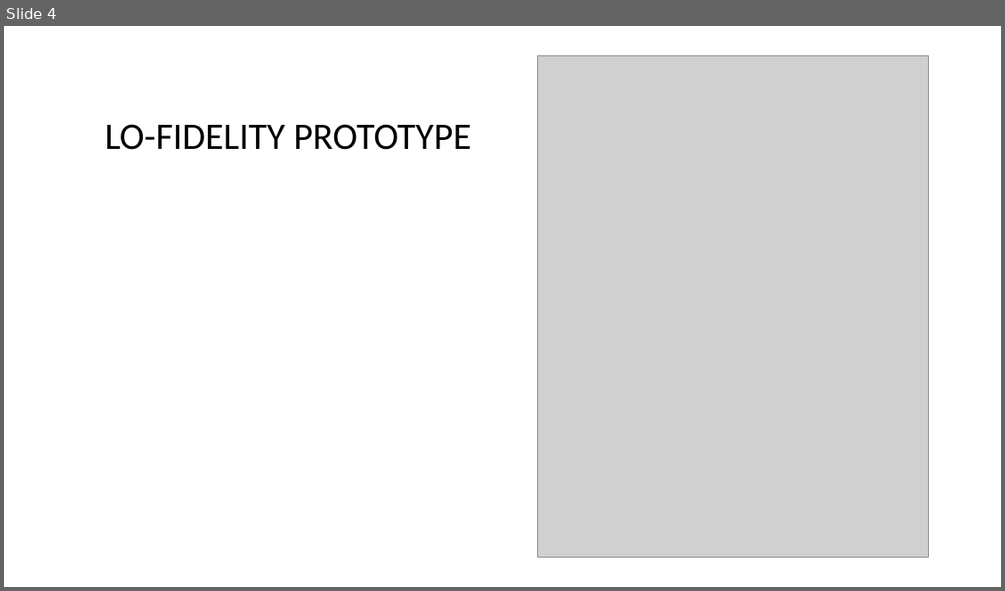
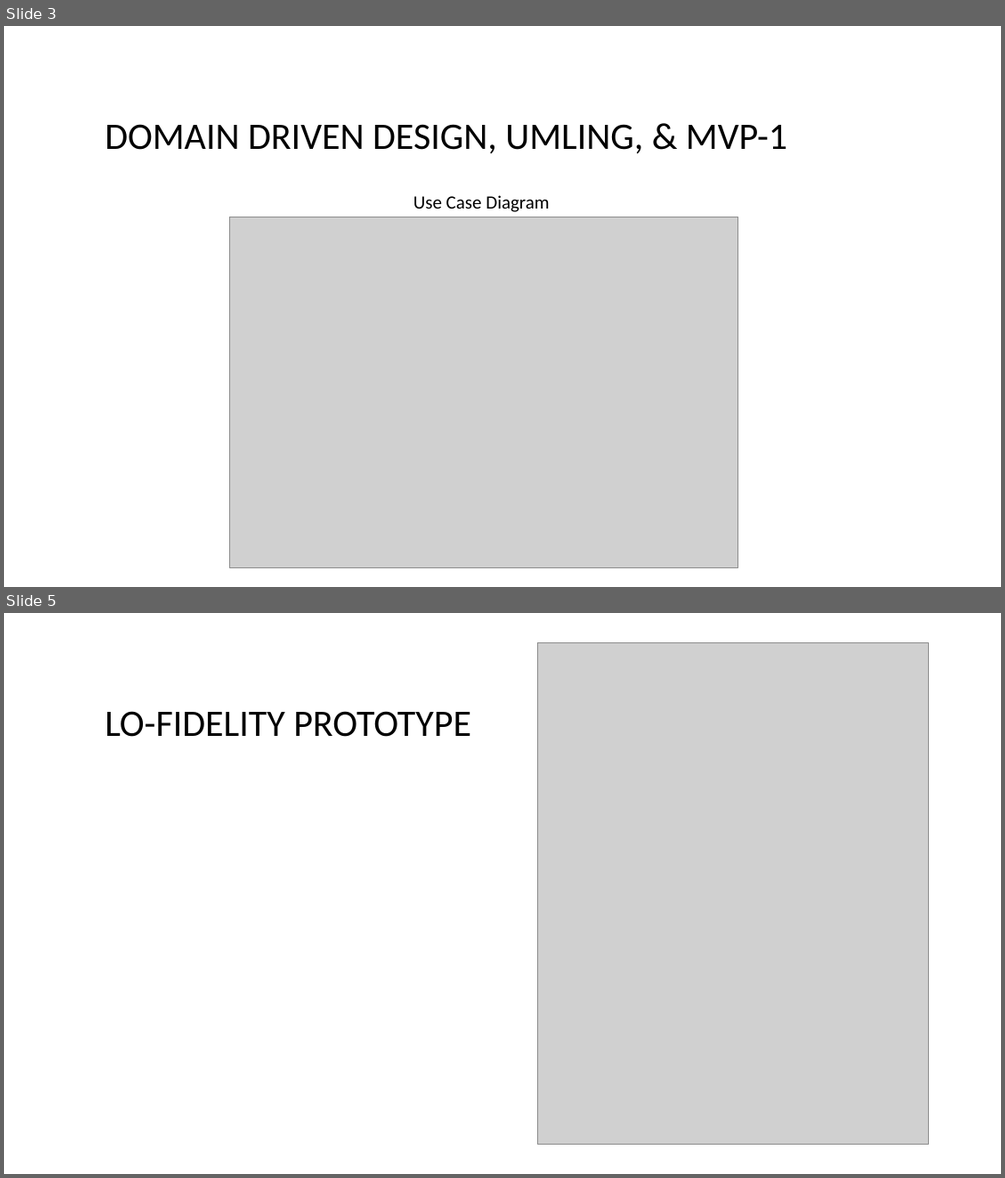
Before and after one commit to alpacamusical/Project-ENSE-374, a slide deck: Documentation/Milestone 2.ppt. Shown one above the other, each under a label of ours: slide 4 before the commit, slides 3 and 5 after it; the slides between them are not shown. The pictures are 1005x591 and 1005x1178 pixels, drawn with LibreOffice and Linux fonts; fonts in the diff are those of the drawing; grey boxes stand for pictures; background and template pictures are left out. Boxes give left, top, right and bottom in pixels: in the first picture for what was removed or moved away, otherwise in the second. Text is boxed around its words. In the diff, an @@ line names an element or a change of style, - is before the commit and + after.

```diff
--- a/Documentation/Milestone 2.ppt
+++ b/Documentation/Milestone 2.ppt
@@ slide 3 added at (4,26,1001,587), background picture (left out) @@
@@ title added at (105,124,787,153), 36 pt, text #000000 @@
+DOMAIN DRIVEN DESIGN, UMLING, & MVP-1
@@ text added at (413,195,549,212), 18 pt, text #000000 @@
+Use Case Diagram
@@ picture added at (230,216,737,567) @@
@@ what was slide 4 is now slide 5 @@
```
Also in this commit, not shown: 1 slide changed, 1 other slide added, 1 slide removed.
